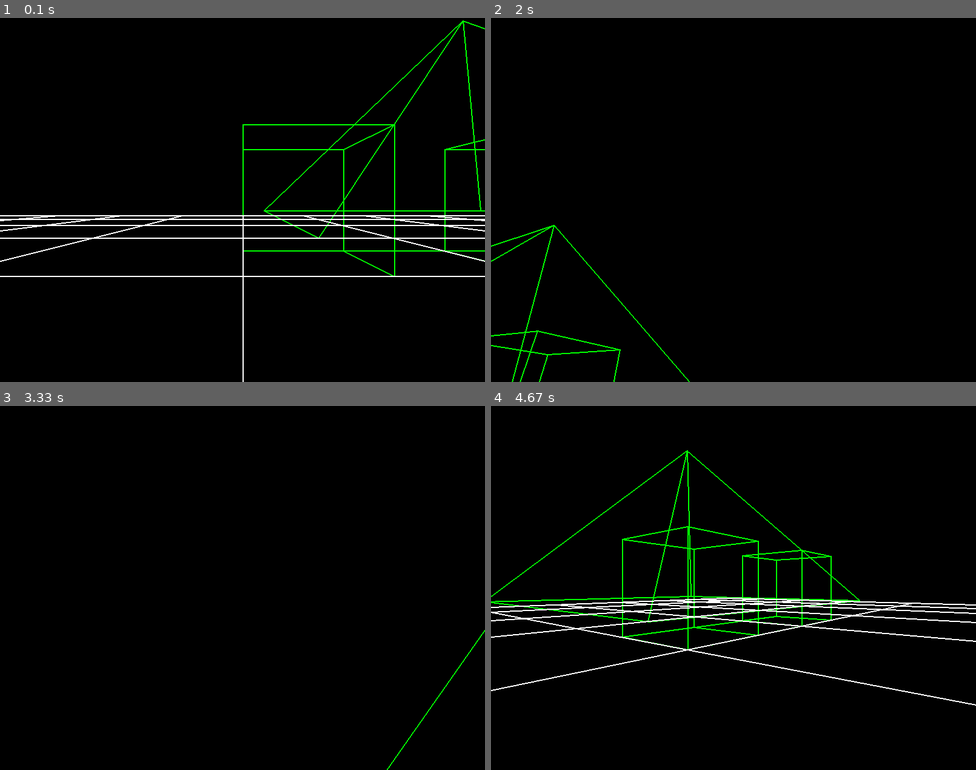
Above: before the commit, frames 1-4 (two rows, left to right).
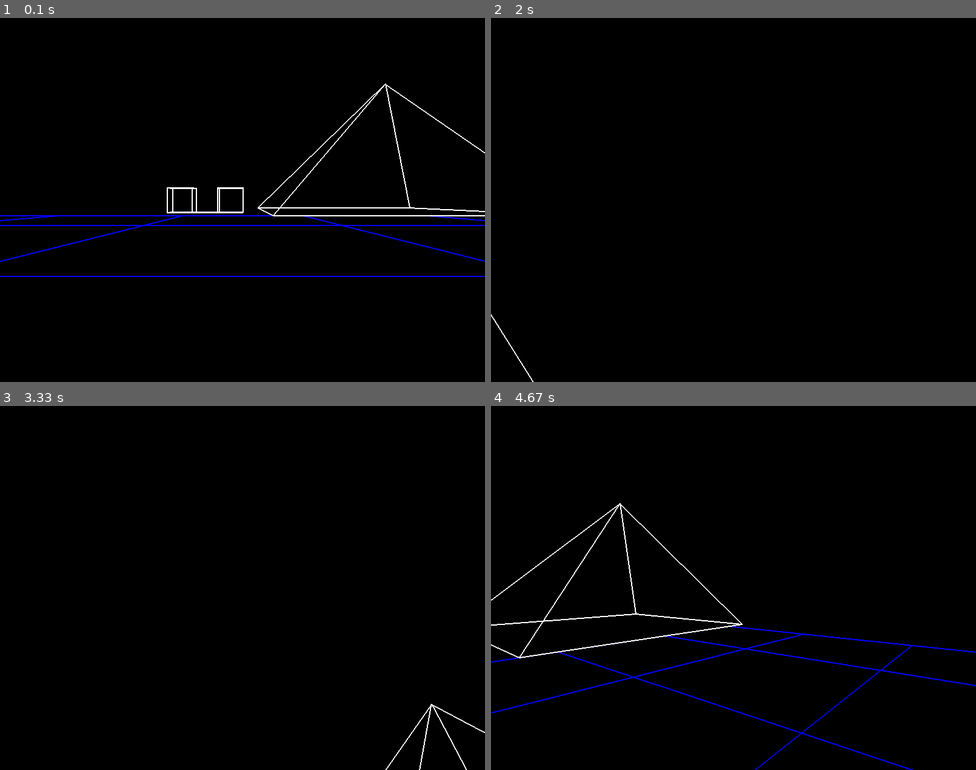
Above: after the commit, the same moments.

Repository: Anthony-Gambale/Pygame-3D
Game: pygame game, started from exmaple.py
The game is run twice, just before and just after one commit, with the same random seed, the same clock (stepped at 60 frames per second) and the same inputs.
Inputs:
- Up to frame 1 (0.1 s): no input
- Up to frame 2 (2 s): hold Right 0.33-0.8 s; hold Up 0.83-1.13 s; tap Space at 0.9, 1.23, 1.53, 1.73 s; hold Right 1.17-1.63 s; hold D 1.17-1.63 s; hold Left from 1.67 s (still down); hold A from 1.67 s (still down)
- Up to frame 3 (3.33 s): tap Space at 2.03, 2.3, 2.63, 2.93, 3.07 s; release Left at 2.2 s; release A at 2.2 s; hold Down 2.23-2.53 s; hold S 2.23-2.53 s; tap Shift at 2.38 s; hold Left 2.57-2.97 s; hold A 2.57-2.97 s; hold Up from 3 s (still down); hold W from 3 s (still down)
- Up to frame 4 (4.67 s): release Up at 3.37 s; release W at 3.37 s; hold Right 3.4-4.03 s; hold D 3.4-4.03 s; tap Space at 3.47, 3.77, 4.13, 4.53 s; tap Shift at 3.55 s; hold Down 4.07-4.43 s; hold S 4.07-4.43 s; hold Left from 4.47 s (still down); hold A from 4.47 s (still down)

The runs differ from the first frame. In frame 1, 4.1% of the frame differs, in the area x 0-100%, y 0-100%; in frame 2, 0.6%; in frame 3, 0.3%; in frame 4, 5.7%, in the area x 0-100%, y 12-100%.

Commit message:
polished readme

Diff:
--- a/example_models/floor.txt
+++ b/example_models/floor.txt
@@ -1,27 +1,27 @@
 // lines for the axes
 // first line for colour
 // x axis
--1000,0,0,1000,0,0
+//-1000,0,0,1000,0,0
 -1000,0,-200,1000,0,-200
--1000,0,-400,1000,0,-400
+//-1000,0,-400,1000,0,-400
 -1000,0,-600,1000,0,-600
--1000,0,-800,1000,0,-800
+//-1000,0,-800,1000,0,-800
 -1000,0,-1000,1000,0,-1000
--1000,0,0,1000,0,0
+//-1000,0,0,1000,0,0
 -1000,0,200,1000,0,200
--1000,0,400,1000,0,400
+//-1000,0,400,1000,0,400
 -1000,0,600,1000,0,600
--1000,0,800,1000,0,800
+//-1000,0,800,1000,0,800
 -1000,0,1000,1000,0,1000
 // z axis
 -200,0,-1000,-200,0,1000
--400,0,-1000,-400,0,1000
+//-400,0,-1000,-400,0,1000
 -600,0,-1000,-600,0,1000
--800,0,-1000,-800,0,1000
+//-800,0,-1000,-800,0,1000
 -1000,0,-1000,-1000,0,1000
-0,0,-1000,0,0,1000
+//0,0,-1000,0,0,1000
 200,0,-1000,200,0,1000
-400,0,-1000,400,0,1000
+//400,0,-1000,400,0,1000
 600,0,-1000,600,0,1000
-800,0,-1000,800,0,1000
+//800,0,-1000,800,0,1000
 1000,0,-1000,1000,0,1000
--- a/exmaple.py
+++ b/exmaple.py
@@ -4,7 +4,7 @@
 
 # initialize pygame3D scene and models
 pygame.init()
-scene = pygame3D.Scene(800, 600, True) # new scene
+scene = pygame3D.Scene(800, 600) # new scene
 
 # 3D models
 model_location = "example_models/"
@@ -14,14 +14,15 @@
 floor_model = pygame3D.read_model(model_location + "floor.txt")
 
 # change the colours of multiple objects in one line
-pyramid_model, cube_model, plane_model = map(lambda x: x.set_colour("green"), [pyramid_model, cube_model, plane_model])
+pyramid_model, cube_model, plane_model = map(lambda x: x.set_colour("white"), [pyramid_model, cube_model, plane_model])
+floor_model.set_colour("blue")
 
 # add models to scene
-scene.add_shape(pyramid_model, pygame3D.Vec3([100,0,400]))
-scene.add_shape(cube_model)
-scene.add_shape(cube_model.clone(), pygame3D.Vec3([200, 0, 0]))
-scene.add_shape(plane_model)
 scene.add_shape(floor_model)
+scene.add_shape(pyramid_model, pygame3D.Vec3([100,0,1000]))
+scene.add_shape(cube_model, pygame3D.Vec3([-300, 0, 1000]))
+scene.add_shape(cube_model, pygame3D.Vec3([-100, 0, 1000]))
+scene.add_shape(plane_model, pygame3D.Vec3([-300, 0, 1000]))
 
 delay_time = 10
 v_rot = 0.002 * delay_time # radians per delay tick
--- a/pygame3D/camera.py
+++ b/pygame3D/camera.py
@@ -9,7 +9,7 @@
 class Camera():
 
 
-    def __init__(self, gravity=True, height=50):
+    def __init__(self, gravity, height=50):
 
         self.c = Vec3([0, height, 0]) # initialize the c vector to be 0,0,0
         self.n = Vec3([0, 0, 1]) # normal vector, pointing into the z axis from the origin. this is the direction the camera faces
--- a/pygame3D/scene.py
+++ b/pygame3D/scene.py
@@ -87,7 +87,7 @@
 class Scene():
 
     def __init__(self, width, height, gravity=False, title="My Game"):
-        self.camera = Camera()
+        self.camera = Camera(gravity)
         self.shapes = [] # list of shapes in the scene
         self.width = width
         self.height = height
@@ -95,7 +95,7 @@
         pygame.display.set_caption(title)
 
     def add_shape(self, shape, shift=Vec3([0,0,0])):
-        self.shapes.append(shape.shift(shift))
+        self.shapes.append(shape.clone().shift(shift))
         return self # in case this is called on a dummy scene which isn't saved
 
     def refresh(self):
Not shown, changed: README.md
Binary file added: images/1.5_screenshot.png
